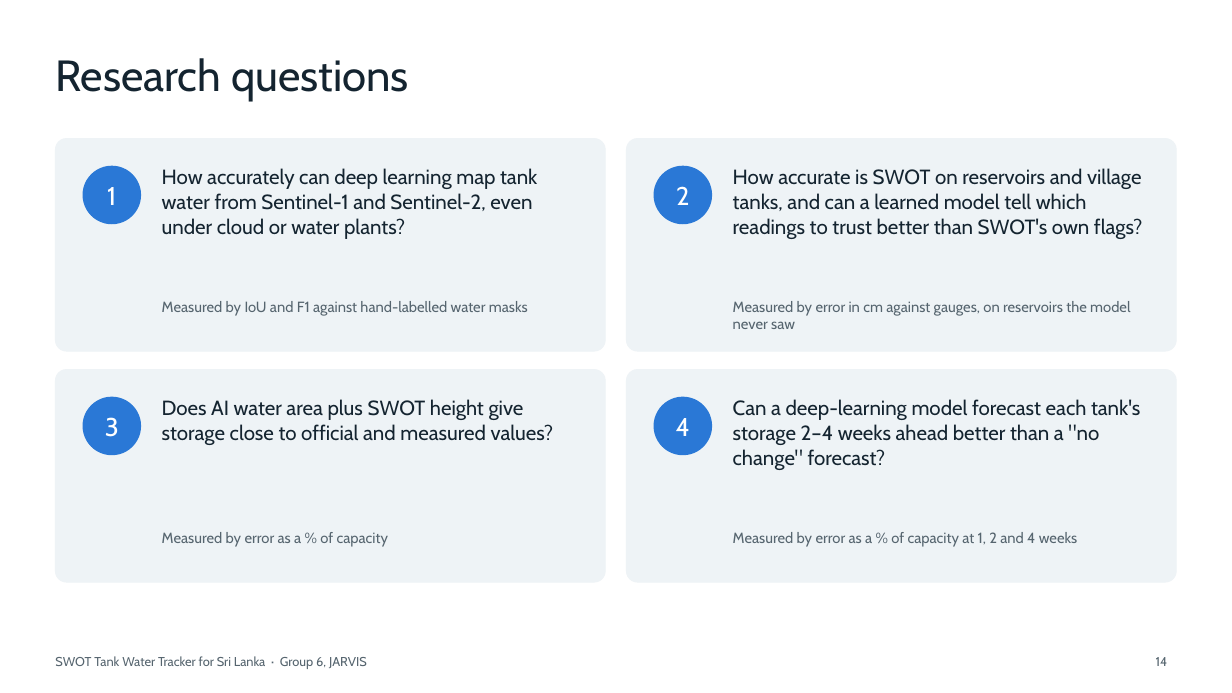
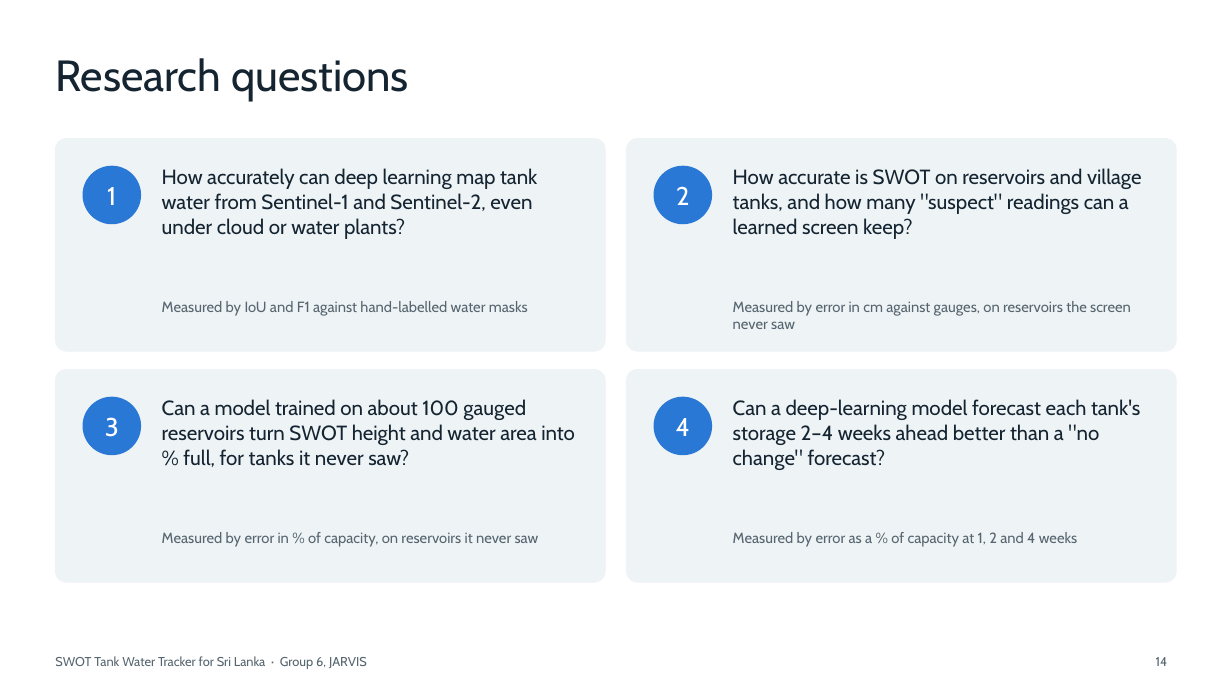
Before and after one commit to jarvis-uom/swot-tank-tracker-site, a slide deck: slide 14 of site/assets/docs/swot-tank-tracker-proposal-talk.pptx. Drawn at 1232x693 pixels with LibreOffice and Linux fonts; fonts in the diff are those of the drawing. Boxes give left, top, right and bottom in pixels: in the first picture for what was removed or moved away, otherwise in the second. Text is boxed around its words. In the diff, an @@ line names an element or a change of style, - is before the commit and + after.

```diff
--- a/site/assets/docs/swot-tank-tracker-proposal-talk.pptx
+++ b/site/assets/docs/swot-tank-tracker-proposal-talk.pptx
@@ text at (x1=733, y1=168, x2=1142, y2=239): text changed @@
-How accurate is SWOT on reservoirs and village tanks, and can a learned model tell which readings to trust better than SWOT's own flags?
+How accurate is SWOT on reservoirs and village tanks, and how many "suspect" readings can a learned screen keep?
@@ text at (x1=733, y1=301, x2=1131, y2=329): text changed @@
-Measured by error in cm against gauges, on reservoirs the model never saw
+Measured by error in cm against gauges, on reservoirs the screen never saw
@@ text at (x1=162, y1=399, x2=575, y2=467): text changed @@
-Does AI water area plus SWOT height give storage close to official and measured values?
+Can a model trained on about 100 gauged reservoirs turn SWOT height and water area into % full, for tanks it never saw?
@@ text at (x1=162, y1=532, x2=539, y2=547): text changed @@
-Measured by error as a % of capacity
+Measured by error in % of capacity, on reservoirs it never saw
```
Also in this commit, not shown: 4 other slides changed, 44 other files.
